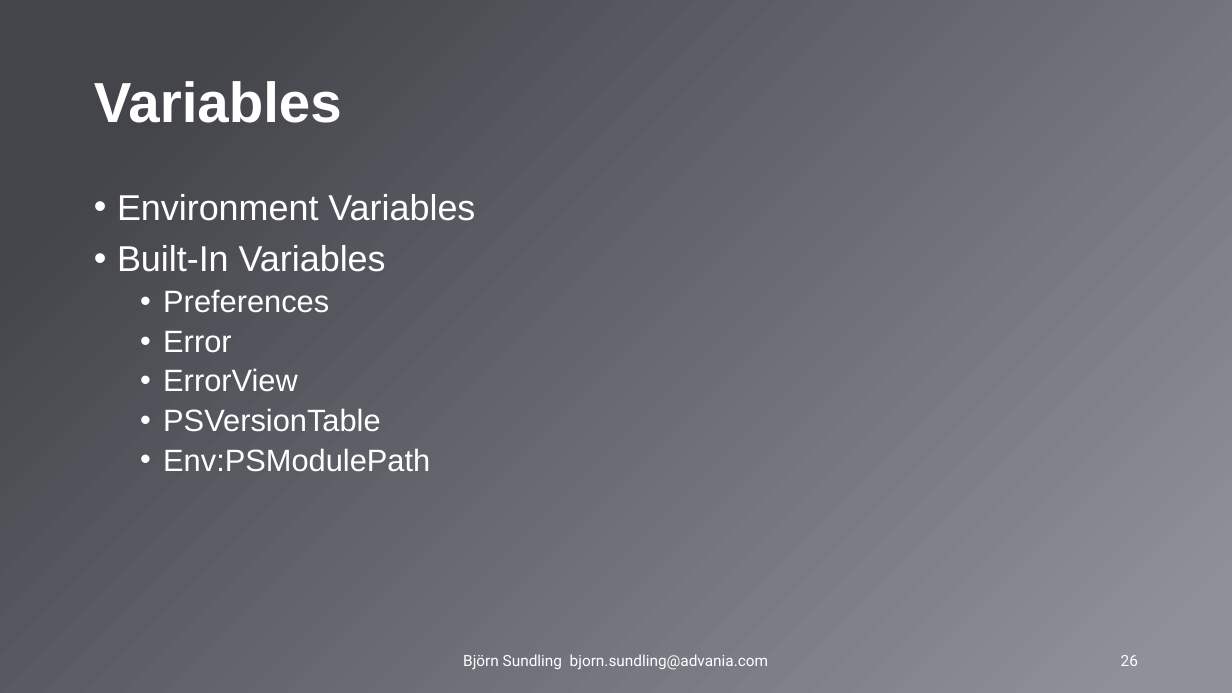
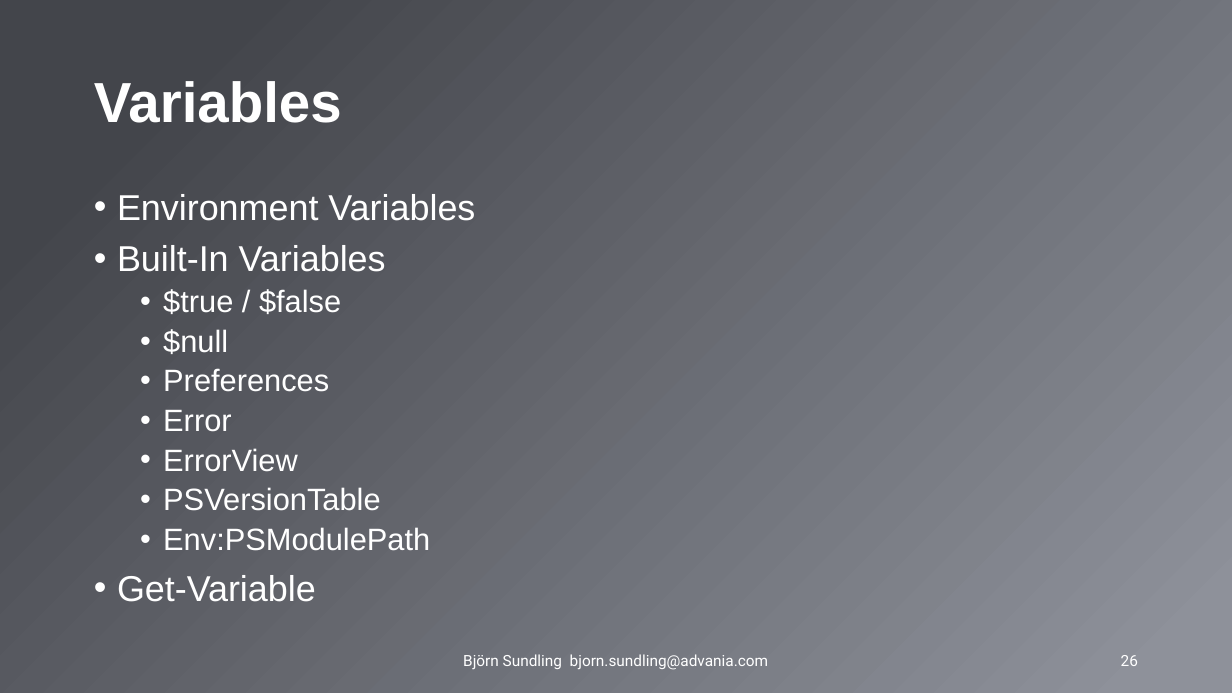
Before and after one commit to AdvaniaSE/PowerShellFundamentals, a slide deck: slide 26 of PowerShell Fundamentals.pptx. Drawn at 1232x693 pixels with LibreOffice and Linux fonts; fonts in the diff are those of the drawing; background and template pictures are left out. Boxes give left, top, right and bottom in pixels: in the first picture for what was removed or moved away, otherwise in the second. Text is boxed around its words. In the diff, an @@ line names an element or a change of style, - is before the commit and + after.

Commit message:
close open issues

```diff
--- a/PowerShell Fundamentals.pptx
+++ b/PowerShell Fundamentals.pptx
@@ text at [163,289,341,354]: paragraphs added @@
+  • $true / $false
+  • $null
@@ text at [117,575,316,602]: paragraph added @@
+• Get-Variable
```
